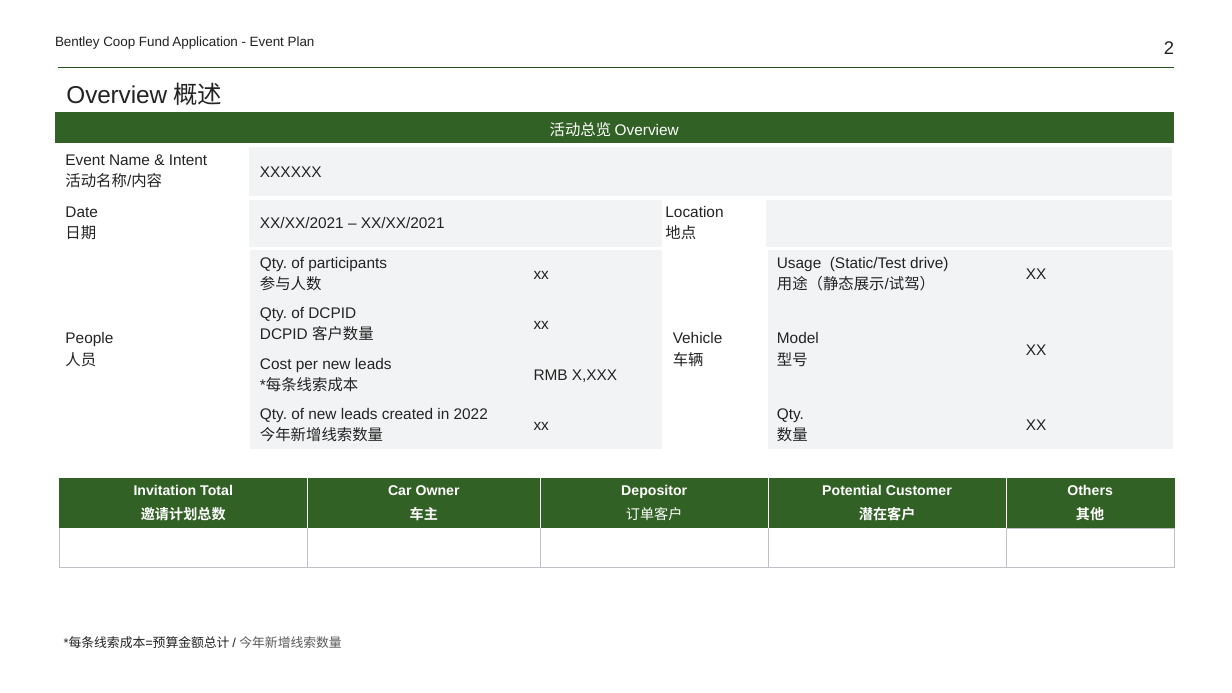
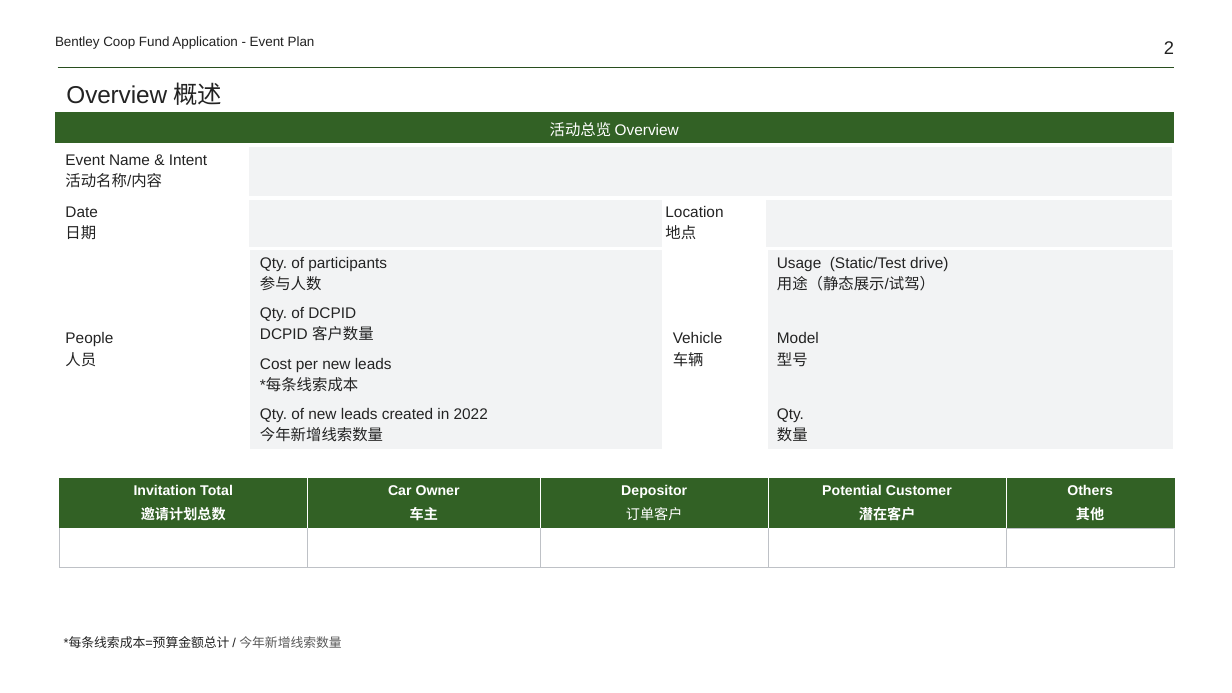
Before and after one commit to Yrtech-Tony/com.yrtech.Bentley.API.Upgrade, a slide deck: slide 2 of com.yrtech.bentleyAPI/com.yrtech.InventoryAPI/template/PlanOffLine.pptx. Drawn at 1232x693 pixels with LibreOffice and Linux fonts; fonts in the diff are those of the drawing. Boxes give left, top, right and bottom in pixels: in the first picture for what was removed or moved away, otherwise in the second. Text is boxed around its words. In the diff, an @@ line names an element or a change of style, - is before the commit and + after.

```diff
--- a/com.yrtech.bentleyAPI/com.yrtech.InventoryAPI/template/PlanOffLine.pptx
+++ b/com.yrtech.bentleyAPI/com.yrtech.InventoryAPI/template/PlanOffLine.pptx
@@ table at <box>55,112,1175,459</box> @@
-row 2, column 2: XXXXXX
+row 2, column 2: 
-row 3, column 2: XX/XX/2021 – XX/XX/2021
+row 3, column 2: 
-row 4, column 3: xx
+row 4, column 3: 
-row 4, column 6: XX
+row 4, column 6: 
-row 5, column 3: xx
+row 5, column 3: 
-row 5, column 6: XX
+row 5, column 6: 
-row 6, column 3: RMB X,XXX
+row 6, column 3: 
-row 7, column 3: xx
+row 7, column 3: 
-row 7, column 6: XX
+row 7, column 6: 
```
Also in this commit, not shown: 5 other slides changed, 12 other files.
